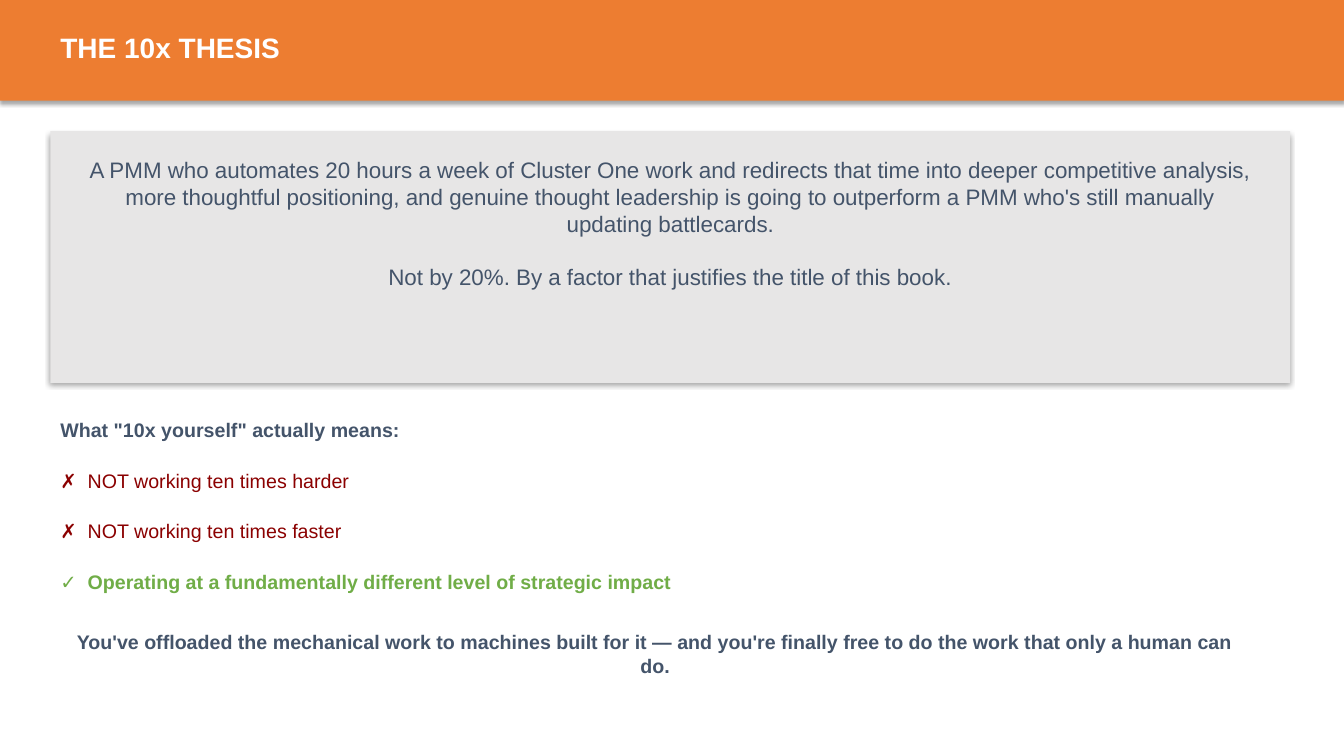
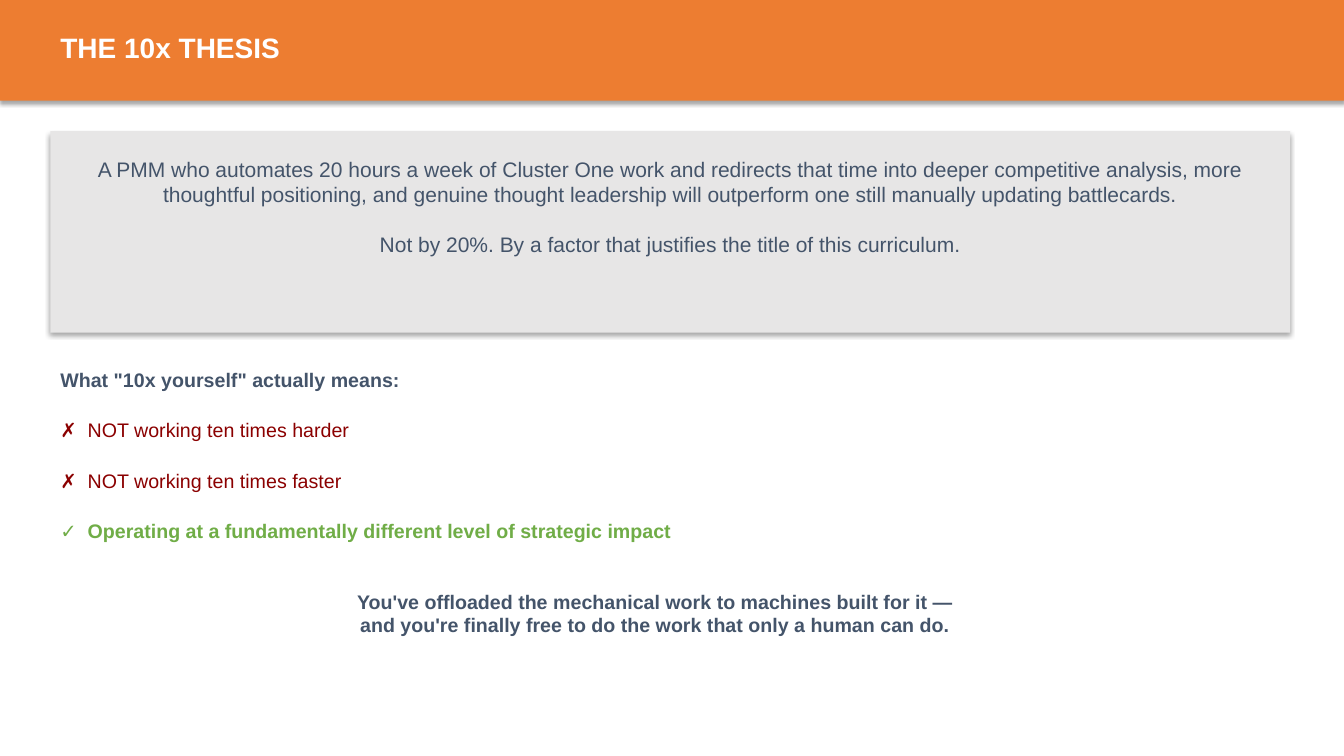
Before and after one commit to chrisohara99/futureofpmm, a slide deck: slide 10 of dist/curriculum/chapter-01/chapter-01-sap.pptx (slide 9 before the commit). Drawn at 1344x756 pixels with LibreOffice and Linux fonts; fonts in the diff are those of the drawing. Boxes give left, top, right and bottom in pixels: in the first picture for what was removed or moved away, otherwise in the second. Text is boxed around its words. In the diff, an @@ line names an element or a change of style, - is before the commit and + after.

Commit message:
Chapter 1: Updated with all 6 official graphics
PPT (11 slides):
- Core thesis
- Buyer Journey Compression
- Visibility Gap
- SEO to GEO
- New Awareness Stack
- Tiered Launch Model
- Pragmatic Funnel Map
- Three Clusters
- 10x Thesis
- CMO Perspective

Leave-behind PDF: 2 pages with all 6 figures

```diff
--- a/dist/curriculum/chapter-01/chapter-01-sap.pptx
+++ b/dist/curriculum/chapter-01/chapter-01-sap.pptx
@@ rectangle: place and size @@
-rectangle at [50, 131, 1291, 383]
+rectangle at [50, 131, 1291, 333]
@@ text at [98, 162, 1242, 257]: text changed; size 16 to 15 pt @@
-A PMM who automates 20 hours a week of Cluster One work and redirects that time into deeper competitive analysis, more thoughtful positioning, and genuine thought leadership is going to outperform a PMM who's still manually updating battlecards.
-Not by 20%. By a factor that justifies the title of this book.
+A PMM who automates 20 hours a week of Cluster One work and redirects that time into deeper competitive analysis, more thoughtful positioning, and genuine thought leadership will outperform one still manually updating battlecards.
+Not by 20%. By a factor that justifies the title of this curriculum.
@@ 4 texts: place and size @@
-4 texts at [60, 422, 671, 593]
+4 texts at [60, 372, 671, 542]
@@ text "You've offloaded the mechanical work ..." rewrapped from [77, 634, 1232, 673] to [357, 594, 949, 636] @@
```
Also in this commit, not shown: 5 other slides changed, 4 slides added, 3 slides removed, 11 other files.
